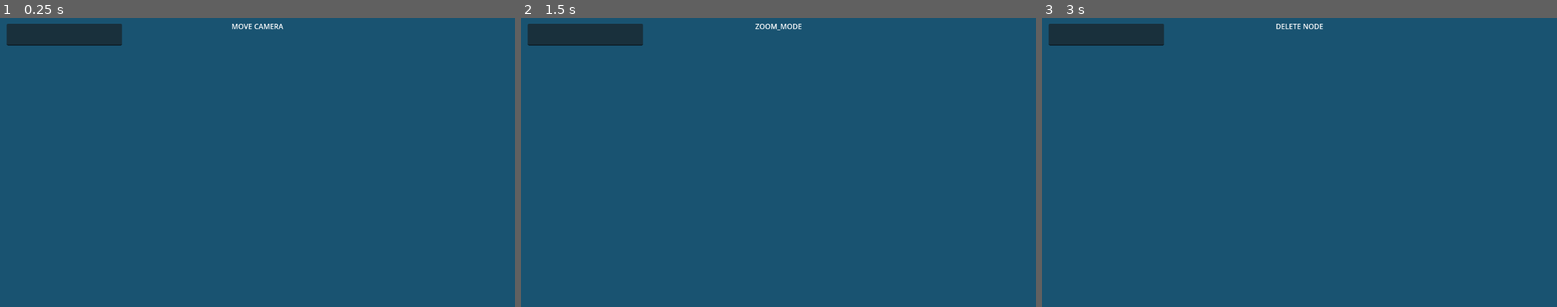
Above: before the commit, frames 1-3 (left to right).
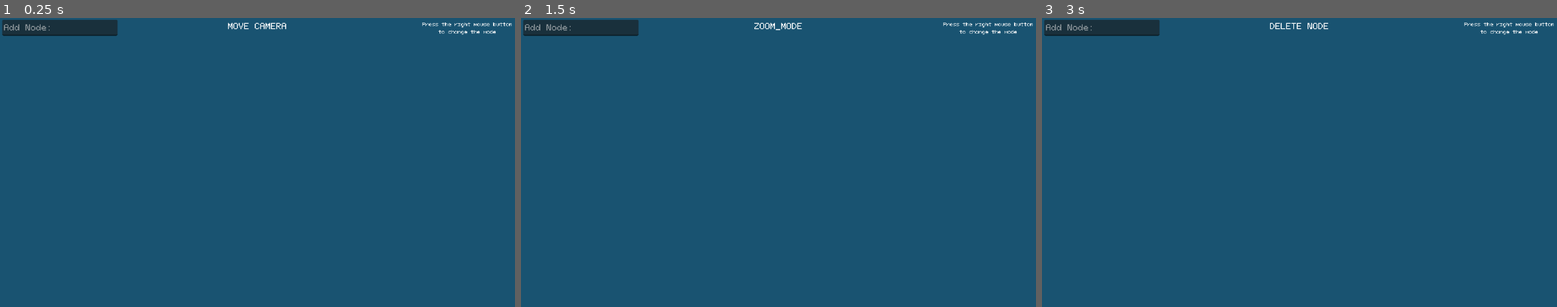
Above: after the commit, the same moments.

Repository: gabrieldudau/DSAVisualizer
Game: Godot game, scene res://scenes/main.tscn
Same seed, same stepped clock (60 frames per second), same inputs: the game is played once before the commit and once after it.
Inputs (mouse positions are in pixels of both pictures, inside the frame that each line leads up to):
- Up to frame 1 (0.25 s): no input
- Up to frame 2 (1.5 s): tap Enter at 0.5 s; move the mouse to (891, 148) at 0.52 s; press the mouse at (891, 148) at 0.53 s; right-click (891, 148) at 0.8 s; tap Space at 1.25 s; move the mouse to (675, 176) at 1.27 s; release the mouse at (675, 176) at 1.28 s; right-click (675, 176) at 1.35 s
- Up to frame 3 (3 s): click (1196, 176) at 1.55 s; tap Enter at 2 s; move the mouse to (1351, 98) at 2.02 s; press the mouse at (1351, 98) at 2.03 s; right-click (1351, 98) at 2.3 s; tap Space at 2.75 s; move the mouse to (1273, 220) at 2.77 s; release the mouse at (1273, 220) at 2.78 s; right-click (1273, 220) at 2.85 s

The runs differ from the first frame. In frame 1, 1.5% of the frame differs, in the area x 0-100%, y 0-10%; in frame 2, 1.5%; in frame 3, 1.5%.

Commit message:
added optimization in game_controler, nodes now connected with lines when added

Diff:
--- a/project.godot
+++ b/project.godot
@@ -18,6 +18,10 @@
 [autoload]
 
 GlobalSignal="*res://global_signal/global_signal.gd"
+
+[display]
+
+window/vsync/vsync_mode=0
 
 [dotnet]
 
--- a/scenes/main.tscn
+++ b/scenes/main.tscn
@@ -1,7 +1,8 @@
-[gd_scene load_steps=4 format=3 uid="uid://d2xh40qn3a1ii"]
+[gd_scene load_steps=5 format=3 uid="uid://d2xh40qn3a1ii"]
 
 [ext_resource type="Script" uid="uid://77p6d5dnv1pd" path="res://scripts/game_controler.gd" id="1_o5qli"]
 [ext_resource type="Script" uid="uid://b0t6b0yx088o8" path="res://scripts/tree_node_input.gd" id="3_sugp2"]
+[ext_resource type="FontFile" uid="uid://bwnejgghmtjhc" path="res://assets/fonts/pixeloid-font/PixeloidMono-d94EV.ttf" id="3_tbgi4"]
 [ext_resource type="Script" uid="uid://cny6u56owmp3m" path="res://scripts/bin_tree_handler.gd" id="4_jyhfs"]
 
 [node name="GameControler" type="Node2D"]
@@ -10,10 +11,13 @@
 [node name="Control" type="CanvasLayer" parent="."]
 
 [node name="TextEdit" type="TextEdit" parent="Control"]
-offset_left = 15.0
-offset_top = 13.0
-offset_right = 273.0
-offset_bottom = 62.0
+offset_left = 5.0
+offset_top = 4.0
+offset_right = 263.0
+offset_bottom = 40.0
+theme_override_fonts/font = ExtResource("3_tbgi4")
+theme_override_font_sizes/font_size = 18
+placeholder_text = "Add Node:"
 script = ExtResource("3_sugp2")
 
 [node name="Label" type="Label" parent="Control"]
@@ -25,10 +29,27 @@
 offset_right = 20.0
 offset_bottom = 30.0
 grow_horizontal = 2
+theme_override_fonts/font = ExtResource("3_tbgi4")
+theme_override_font_sizes/font_size = 18
+
+[node name="Label2" type="Label" parent="Control"]
+anchors_preset = -1
+anchor_left = 1.0
+anchor_right = 1.0
+offset_left = -207.0
+offset_top = 5.0
+offset_right = -39.0
+offset_bottom = 34.0
+grow_horizontal = 2
+scale = Vector2(1.2, 1.2)
+theme_override_fonts/font = ExtResource("3_tbgi4")
+theme_override_font_sizes/font_size = 9
+text = "Press the right mouse button
+to change the mode"
+horizontal_alignment = 1
+vertical_alignment = 1
 
 [node name="Camera2D" type="Camera2D" parent="."]
-
-[node name="Lines" type="Node2D" parent="."]
 
 [node name="TreeNodes" type="Node2D" parent="."]
 script = ExtResource("4_jyhfs")
--- a/scripts/bin_tree_handler.gd
+++ b/scripts/bin_tree_handler.gd
@@ -18,7 +18,8 @@
 	var px = null
 
 	var left_subtree = null
-	var place_in_horizontal:String = ""
+	var place_in_horizontal:Array = []
+	var dist = 1
 	while x != null:
 		px = x
 		if (x.key > tree_node.key):
@@ -29,9 +30,9 @@
 			if left_subtree == null:
 				left_subtree = true
 			elif left_subtree == true:
-				place_in_horizontal += "1"
+				place_in_horizontal.append(1)
 			else:
-				place_in_horizontal += "0"
+				place_in_horizontal.append(0)
 		else:
 			# actual logic
 			x=x.right
@@ -40,12 +41,12 @@
 			if left_subtree == null:
 				left_subtree = false
 			elif left_subtree == true:
-				place_in_horizontal += "0"
+				place_in_horizontal.append(0)
 			else:
-				place_in_horizontal += "1"
-
+				place_in_horizontal.append(1)
 		# increasing the layer
-		offset_vertical += 150
+		offset_vertical += 150 * dist
+		dist += 0.5
 
 	tree_node.parent = px
 	if px == null:
@@ -68,10 +69,11 @@
 	offset_horizontal *= (-1) if left_subtree else 1
 	tree_node.position = Vector2(offset_horizontal, offset_vertical)
 	add_child(tree_node)
+	tree_node.connect_line()
 
 
-func convert_bin_to_int(num:String):
+func convert_bin_to_int(num:Array):
 	var sum = 0
-	for i in range (0,num.length()):
-		sum += int(num[i]) * pow(2,num.length() - 1 - i)
+	for i in range (0,num.size()):
+		sum += int(num[i]) * pow(2,num.size() - 1 - i)
 	return sum
--- a/scripts/game_controler.gd
+++ b/scripts/game_controler.gd
@@ -2,7 +2,6 @@
 
 @onready var camera: Camera2D = $"Camera2D"
 @onready var tree_nodes: Node = $TreeNodes
-@onready var lines: Node = $Lines
 @onready var label: Label = $Control/Label
 
 
@@ -11,49 +10,40 @@
 enum {ZOOM_MODE ,DELETE_MODE , MOVE_CAMERA_MODE}
 var current_mode := MOVE_CAMERA_MODE
 var mousepos
+var left_pressed:bool = false
 
 
 # Called every frame. 'delta' is the elapsed time since the previous frame.
 func _process(delta: float) -> void:
-
-	mousepos = get_viewport().get_mouse_position() - Vector2(get_viewport().size.x/2, get_viewport().size.y/2) + camera.get_screen_center_position()
-
 	label.text = "MOVE CAMERA" if (current_mode == MOVE_CAMERA_MODE) else "ZOOM_MODE" if (current_mode == ZOOM_MODE) else "DELETE NODE"
 
-	# toggle between placing mode, and not placing
-	if Input.is_action_just_pressed("rightMB"):
-		current_mode = ZOOM_MODE if (current_mode == DELETE_MODE) else DELETE_MODE if (current_mode == MOVE_CAMERA_MODE) else MOVE_CAMERA_MODE
 
-	match current_mode:
-		ZOOM_MODE:
-			zoom()
-		DELETE_MODE:
-			delete_tree_node()
-		MOVE_CAMERA_MODE:
-			move_camera()
+func _input(event: InputEvent) -> void:
+	if event is InputEventMouseButton:
+		if event.is_action_pressed("rightMB"):
+			current_mode = ZOOM_MODE if (current_mode == DELETE_MODE) else DELETE_MODE if (current_mode == MOVE_CAMERA_MODE) else MOVE_CAMERA_MODE
+		if event.is_action_pressed("leftMB"):
+			left_pressed = true
+		if event.is_action_released("leftMB"):
+			left_pressed = false
+	elif event is InputEventMouseMotion:
+		if left_pressed:
+			match current_mode:
+				MOVE_CAMERA_MODE:
+					move_camera(event.relative)
+				DELETE_MODE:
+					pass
+				ZOOM_MODE:
+					zoom(event.relative)
 
-# Diese Variablen sind nur für die Folgende Funktion wichtig:
-var moving_camera
-var current_mouse_pos
 
-func zoom():
-	if Input.is_action_just_pressed("leftMB"):
-		current_mouse_pos = get_viewport().get_mouse_position()
-	elif Input.is_action_pressed("leftMB"):
-		var delta_move:Vector2 = (get_viewport().get_mouse_position() - current_mouse_pos) / 100
-		current_mouse_pos = get_viewport().get_mouse_position()
-		delta_move = Vector2(1,1) * delta_move.length() * ((delta_move.y / abs(delta_move.y)) if delta_move.y != 0 else 0)
-		camera.zoom += delta_move if (camera.zoom + delta_move > Vector2(0,0)) else Vector2(0,0)
+func zoom(delta_move:Vector2):
+	delta_move = Vector2(1,1) * delta_move.length()/100 * ((delta_move.y / abs(delta_move.y)) if delta_move.y != 0 else 0)
+	camera.zoom += delta_move if (camera.zoom + delta_move > Vector2(0.2,0.2)) else Vector2(0,0)
 
-		print(delta_move.abs())
 
-func move_camera():
-	if Input.is_action_just_pressed("leftMB"):
-		current_mouse_pos = get_viewport().get_mouse_position()
-	elif Input.is_action_pressed("leftMB"):
-		var delta_move = get_viewport().get_mouse_position() - current_mouse_pos
-		current_mouse_pos = get_viewport().get_mouse_position()
-		camera.position -= delta_move/camera.zoom
+func move_camera(amount:Vector2):
+	camera.position -= amount / camera.zoom
 
 
 
@@ -62,14 +52,3 @@
 		for child in tree_nodes.get_children():
 			if child.touched == true:
 				child.queue_free()
-			if(tree_nodes.get_children().size() >= 2):
-				line_between(tree_nodes.get_child(0).position, tree_nodes.get_child(1).position)
-
-
-# Creates a line between two given Vector2
-func line_between(first:Vector2, second:Vector2):
-	var line = Line2D.new()
-	var points = PackedVector2Array([first, second])
-	line.points = points
-	line.default_color = Color.BLACK
-	lines.add_child(line)
--- a/scripts/tree_node.gd
+++ b/scripts/tree_node.gd
@@ -6,6 +6,7 @@
 var right: Area2D
 var parent: Area2D
 var key: int
+var connection_line:Line2D
 
 var touched = false
 
@@ -20,3 +21,14 @@
 
 func _on_ready() -> void:
 	label.text = str(key)
+
+func connect_line():
+	if(parent == null):
+		return
+	connection_line = Line2D.new()
+	print(position)
+	connection_line.add_point(Vector2(0,0))
+	connection_line.add_point(parent.position - position)
+	connection_line.z_index = -1
+	connection_line.default_color = Color.BLACK
+	add_child(connection_line)
--- a/scripts/tree_node_input.gd
+++ b/scripts/tree_node_input.gd
@@ -3,7 +3,7 @@
 const TREE_NODE = preload("res://scenes/tree_node.tscn")
 
 func _on_text_changed() -> void:
-	if(text.contains("\n")):
+	if(text.contains( "\n")):
 		var input = text.substr(0,text.length() - 1)
 		if(!input.is_valid_int()):
 			text = ""
